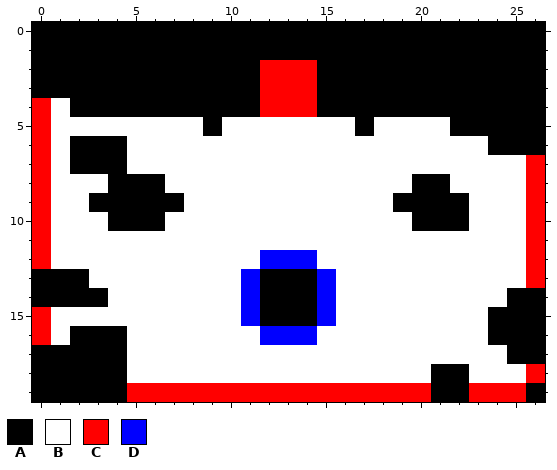
Edited in one commit: pixel-art sprite (greekIntellij/Images/Tilemaps/r09.png). Above, as it was before the edit.
The file is 27x20 pixels.
Palette (. is transparent): A #000000  B #ffffff  C #ff0000  D #0000ff
Pixels before, first column x 0:
 0 AAAAAAAAAAAAAAAAAAAAAAAAAAA
 1 AAAAAAAAAAAAAAAAAAAAAAAAAAA
 2 AAAAAAAAAAAACCCAAAAAAAAAAAA
 3 AAAAAAAAAAAACCCAAAAAAAAAAAA
 4 CBAAAAAAAAAACCCAAAAAAAAAAAA
 5 CBBBBBBBBABBBBBBBABBBBAAAAA
 6 CBAAABBBBBBBBBBBBBBBBBBBAAA
 7 CBAAABBBBBBBBBBBBBBBBBBBBBC
 8 CBBBAAABBBBBBBBBBBBBAABBBBC
 9 CBBAAAAABBBBBBBBBBBAAAABBBC
10 CBBBAAABBBBBBBBBBBBBAAABBBC
11 CBBBBBBBBBBBBBBBBBBBBBBBBBC
12 CBBBBBBBBBBBDDDBBBBBBBBBBBC
13 AAABBBBBBBBDAAADBBBBBBBBBBC
14 AAAABBBBBBBDAAADBBBBBBBBBAA
15 CBBBBBBBBBBDAAADBBBBBBBBAAA
16 CBAAABBBBBBBDDDBBBBBBBBBAAA
17 AAAAABBBBBBBBBBBBBBBBBBBBAA
18 AAAAABBBBBBBBBBBBBBBBAABBBC
19 AAAAACCCCCCCCCCCCCCCCAACCCA
Once edited:
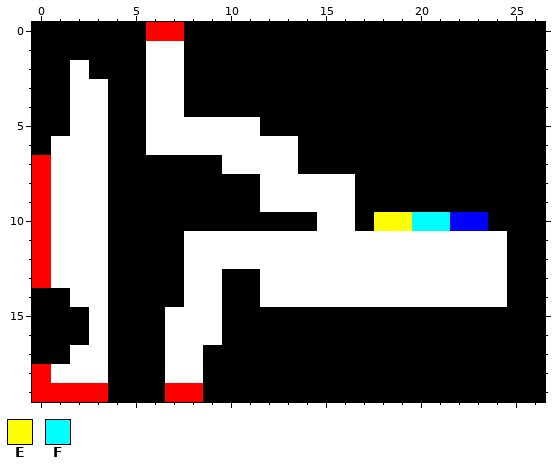
Colours new in this view: E #ffff00  F #00ffff
Change:
y 0: x 6..7 AA -> CC
y 1: x 6..7 AA -> BB
y 2: x 2 A -> B; x 6..7 AA -> BB; x 12..14 CCC -> AAA
y 3: x 2..3 AA -> BB; x 6..7 AA -> BB; x 12..14 CCC -> AAA
y 4: x 0..3 CBAA -> AABB; x 6..7 AA -> BB; x 12..14 CCC -> AAA
y 5: x 0..1 CB -> AA; x 4..5 BB -> AA; x 9 A -> B; x 12..16 BBBBB -> AAAAA; x 18..21 BBBB -> AAAA
y 6: x 0 C -> A; x 2..3 AA -> BB; x 5 B -> A; x 14..23 BBBBBBBBBB -> AAAAAAAAAA
y 7: x 2..3 AA -> BB; x 5..9 BBBBB -> AAAAA; x 14..26 BBBBBBBBBBBBC -> AAAAAAAAAAAAA
y 8: x 7..11 BBBBB -> AAAAA; x 17..19 BBB -> AAA; x 22..26 BBBBC -> AAAAA
y 9: x 3 A -> B; x 8..11 BBBB -> AAAA; x 17..18 BB -> AA; x 23..26 BBBC -> AAAA
y 10: x 7..14 BBBBBBBB -> AAAAAAAA; x 17..26 BBBAAABBBC -> AEEFFDDAAA
y 11: x 4..7 BBBB -> AAAA; x 25..26 BC -> AA
y 12: x 4..7 BBBB -> AAAA; x 12..14 DDD -> BBB; x 25..26 BC -> AA
y 13: x 0..2 AAA -> CBB; x 4..7 BBBB -> AAAA; x 10..15 BDAAAD -> AABBBB; x 25..26 BC -> AA
y 14: x 2..7 AABBBB -> BBAAAA; x 10..15 BDAAAD -> AABBBB
y 15: x 0..2 CBB -> AAA; x 4..6 BBB -> AAA; x 10..11 BD -> AA; x 15..23 DBBBBBBBB -> AAAAAAAAA
y 16: x 0..1 CB -> AA; x 3 A -> B; x 5..6 BB -> AA; x 10..23 BBDDDBBBBBBBBB -> AAAAAAAAAAAAAA
y 17: x 2..3 AA -> BB; x 5..6 BB -> AA; x 9..24 BBBBBBBBBBBBBBBB -> AAAAAAAAAAAAAAAA
y 18: x 0..3 AAAA -> CBBB; x 5..6 BB -> AA; x 9..20 BBBBBBBBBBBB -> AAAAAAAAAAAA; x 23..26 BBBC -> AAAA
y 19: x 0..3 AAAA -> CCCC; x 5..6 CC -> AA; x 9..20 CCCCCCCCCCCC -> AAAAAAAAAAAA; x 23..25 CCC -> AAA
Pixel boxes of the changes (left, top, right, bottom) in both pictures:
changed: (32, 22, 545, 402)
